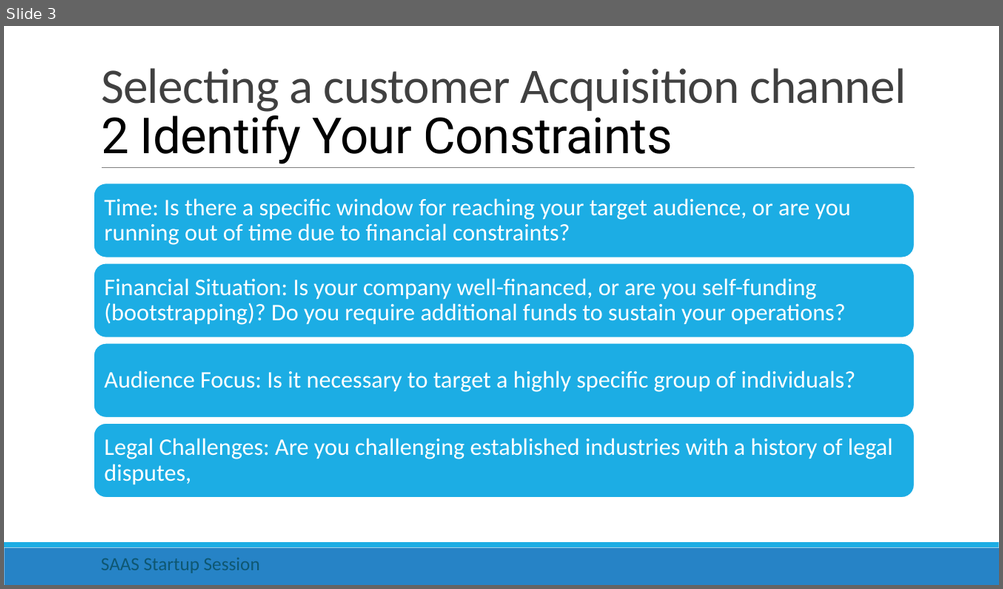
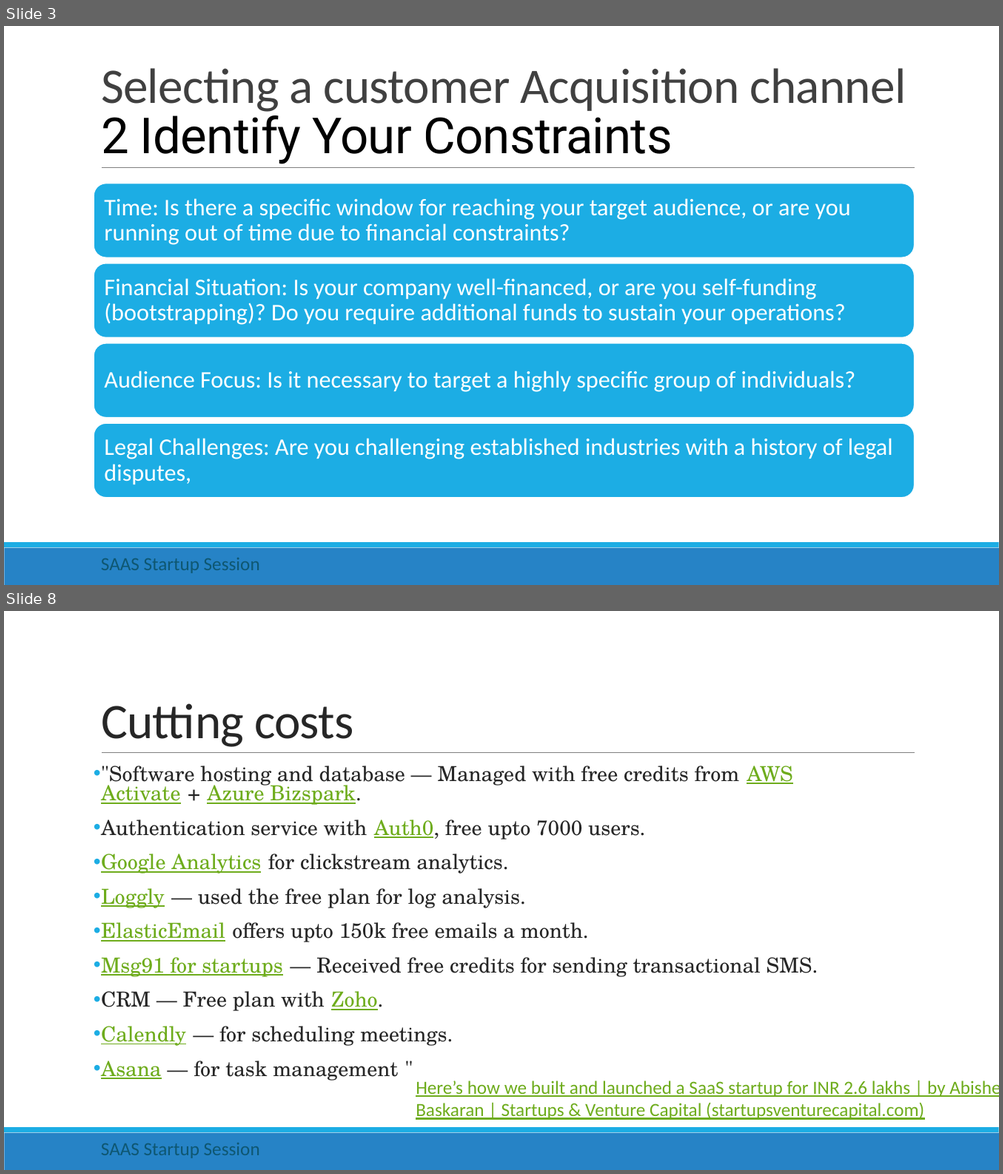
Before and after one commit to rishigujadhur1/Slides, a slide deck: Startups/Startup Session 1.pptx. Shown one above the other, each under a label of ours: slide 3 before the commit, slides 3 and 8 after it; the slides between them are not shown. The pictures are 1003x589 and 1003x1174 pixels, drawn with LibreOffice and Linux fonts; fonts in the diff are those of the drawing. Boxes give left, top, right and bottom in pixels: in the first picture for what was removed or moved away, otherwise in the second. Text is boxed around its words. In the diff, an @@ line names an element or a change of style, - is before the commit and + after.

Commit message:
Cutting costs

```diff
--- a/Startups/Startup Session 1.pptx
+++ b/Startups/Startup Session 1.pptx
@@ slide 8 added at (x1=4, y1=611, x2=999, y2=1170), background #FFFFFF; not listed: 3 template elements that a slide beside it also shows @@
@@ title added at (x1=101, y1=703, x2=354, y2=747), 48 pt, text #262626 @@
+Cutting costs
@@ text added at (x1=101, y1=766, x2=818, y2=1081), 20 pt, text #262626 @@
+• "Software hosting and database — Managed with free credits from AWS Activate + Azure Bizspark.
+• Authentication service with Auth0, free upto 7000 users.
+• Google Analytics for clickstream analytics.
+• Loggly — used the free plan for log analysis.
+• ElasticEmail offers upto 150k free emails a month.
+• Msg91 for startups — Received free credits for sending transactional SMS.
+• CRM — Free plan with Zoho.
+• Calendly — for scheduling meetings.
+• Asana — for task management "
@@ text added at (x1=415, y1=1081, x2=945, y2=1120), 18 pt, text #6EAC1C, underline @@
+Here’s how we built and launched a SaaS startup for INR 2.6 lakhs | by Abishek Baskaran | Startups & Venture Capital (startupsventurecapital.com)
@@ text added at (x1=101, y1=1143, x2=260, y2=1159), 18 pt, text #0E5772 @@
+SAAS Startup Session
```
Also in this commit, not shown: 2 slides changed, 1 other slide added.
